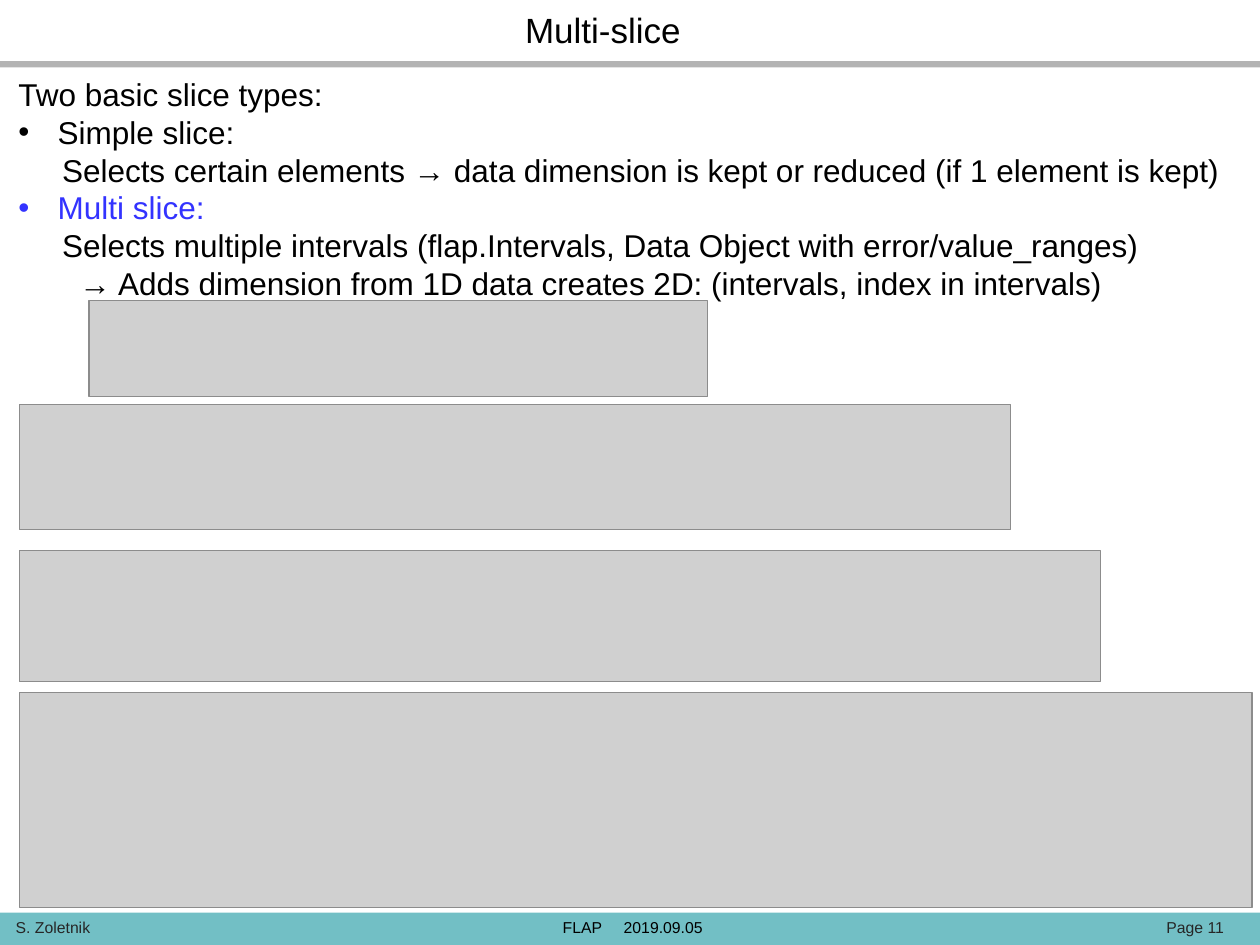
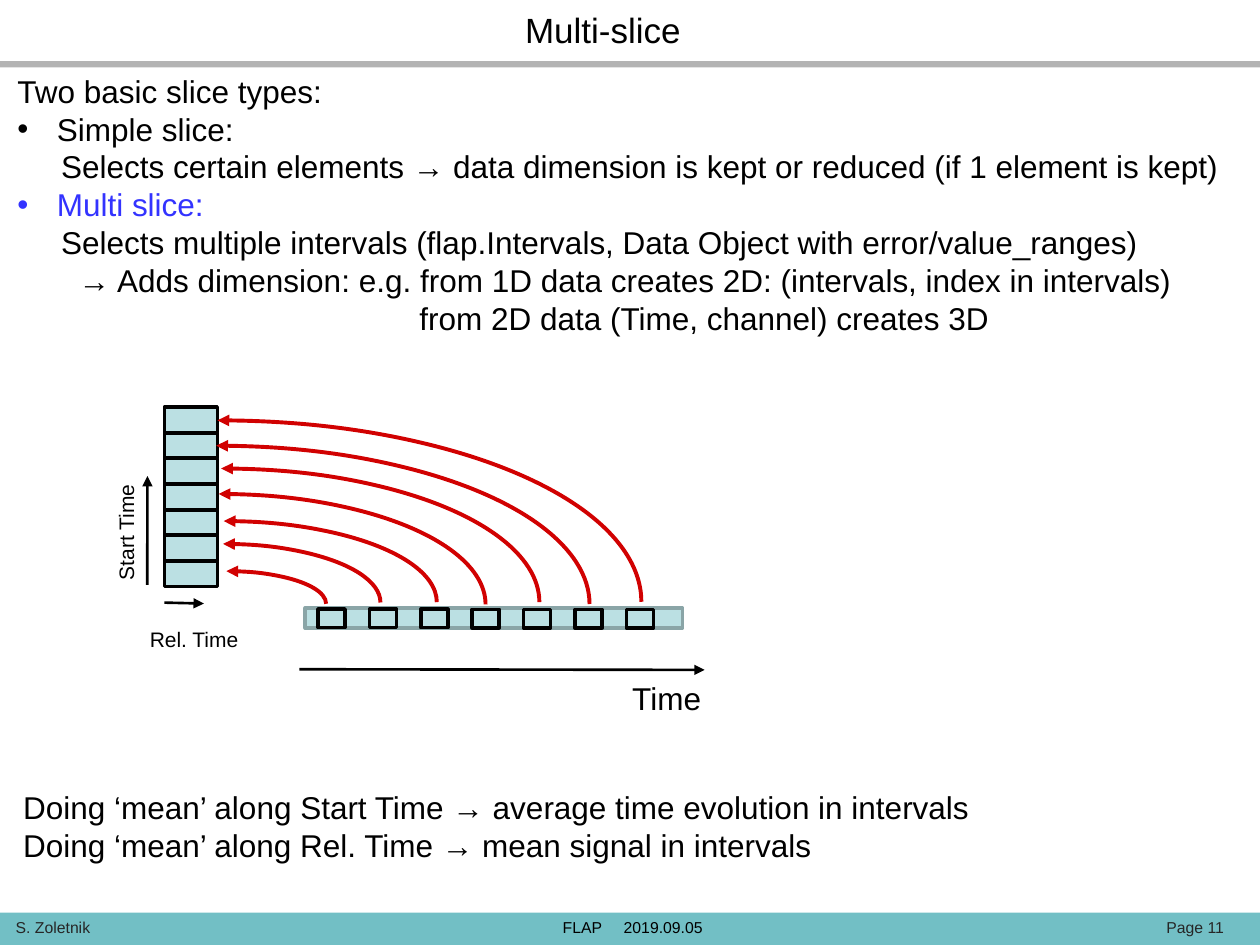
Before and after one commit to fusion-flap/flap, a slide deck: slide 11 of docs/FLAP_presentation_190905.pptx. Drawn at 1260x945 pixels with LibreOffice and Linux fonts; fonts in the diff are those of the drawing; grey boxes stand for pictures; background and template pictures are left out. Boxes give left, top, right and bottom in pixels: in the first picture for what was removed or moved away, otherwise in the second. Text is boxed around its words. In the diff, an @@ line names an element or a change of style, - is before the commit and + after.

```diff
--- a/docs/FLAP_presentation_190905.pptx
+++ b/docs/FLAP_presentation_190905.pptx
@@ text at (x1=117, y1=269, x2=1171, y2=336): text changed @@
-→ Adds dimension from 1D data creates 2D: (intervals, index in intervals)
+→ Adds dimension: e.g. from 1D data creates 2D: (intervals, index in intervals)
+from 2D data (Time, channel) creates 3D
@@ picture removed at (x1=89, y1=301, x2=708, y2=397) @@
@@ picture removed at (x1=19, y1=404, x2=1011, y2=529) @@
@@ group added at (x1=164, y1=407, x2=217, y2=587): 7 rectangles @@
@@ arc (boxed as its full ellipse) added at (x1=0, y1=446, x2=588, y2=762), outline #D10101 2.25 pt @@
@@ arc (boxed as its full ellipse) added at (x1=0, y1=421, x2=641, y2=784), outline #D10101 2.25 pt @@
@@ arc (boxed as its full ellipse) added at (x1=0, y1=469, x2=539, y2=736), outline #D10101 2.25 pt @@
@@ arrow added from (147, 585) to (147, 476), #000000 1.5 pt @@
@@ arc (boxed as its full ellipse) added at (x1=0, y1=494, x2=486, y2=714), outline #D10101 2.25 pt @@
@@ text added at (x1=115, y1=489, x2=138, y2=579), 12 pt, text #000000 @@
+Start Time
@@ arc (boxed as its full ellipse) added at (x1=11, y1=522, x2=437, y2=684), outline #D10101 2.25 pt @@
@@ picture removed at (x1=19, y1=551, x2=1100, y2=682) @@
@@ arc (boxed as its full ellipse) added at (x1=66, y1=544, x2=381, y2=662), outline #D10101 2.25 pt @@
@@ arc (boxed as its full ellipse) added at (x1=127, y1=571, x2=326, y2=636), outline #D10101 2.25 pt @@
@@ arrow added from (164, 602) to (204, 604), #000000 1.5 pt @@
@@ group added at (x1=305, y1=609, x2=682, y2=629): 8 rectangles @@
@@ text added at (x1=150, y1=631, x2=238, y2=648), 12 pt, text #000000 @@
+Rel. Time
@@ arrow added from (300, 669) to (704, 670), #000000 1.5 pt @@
@@ text added at (x1=632, y1=687, x2=701, y2=711), 18 pt, text #000000 @@
+Time
@@ picture removed at (x1=19, y1=692, x2=1251, y2=907) @@
@@ text added at (x1=23, y1=796, x2=968, y2=863), 18 pt, text #000000 @@
+Doing ‘mean’ along Start Time → average time evolution in intervals
+Doing ‘mean’ along Rel. Time → mean signal in intervals
```
Also in this commit, not shown: 6 other slides changed, 3 slides added, 2 other files.
